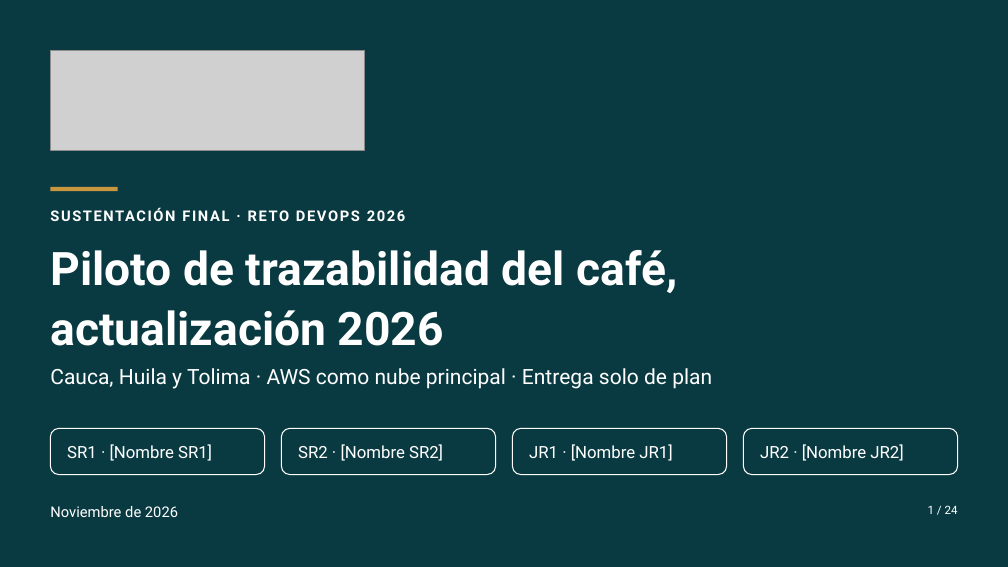
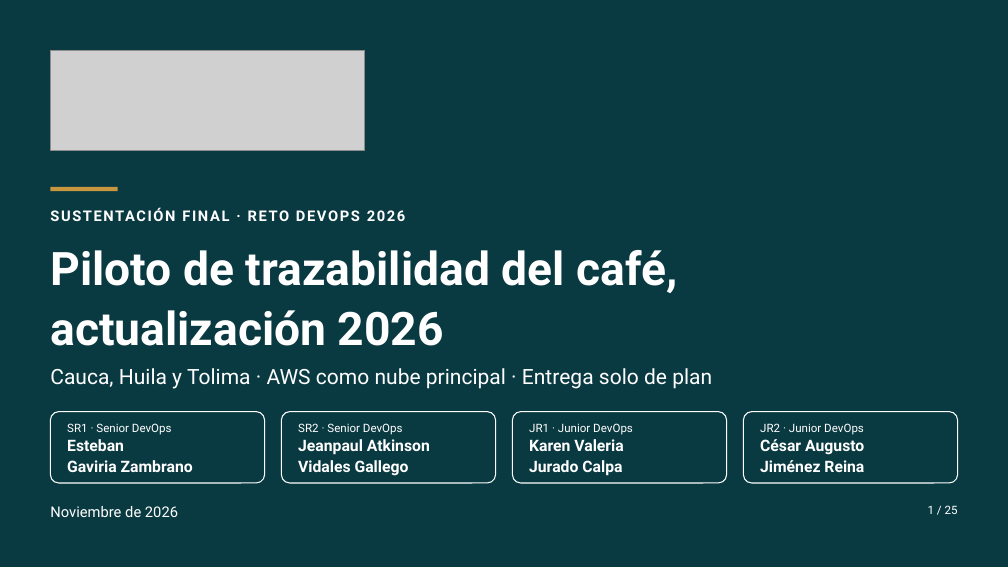
Before and after one commit to aroma-pacifico/aroma-pacifico-presentation, a slide deck: slide 1 of deck/aroma-pacifico-sustentacion.pptx. Drawn at 1008x567 pixels with LibreOffice and Linux fonts; fonts in the diff are those of the drawing; grey boxes stand for pictures. Boxes give left, top, right and bottom in pixels: in the first picture for what was removed or moved away, otherwise in the second. Text is boxed around its words. In the diff, an @@ line names an element or a change of style, - is before the commit and + after.

```diff
--- a/deck/aroma-pacifico-sustentacion.pptx
+++ b/deck/aroma-pacifico-sustentacion.pptx
@@ rounded rectangle: place and size @@
-rounded rectangle at <box>51,429,265,475</box>
+rounded rectangle at <box>51,411,265,482</box>
@@ rounded rectangle: place and size @@
-rounded rectangle at <box>281,429,495,475</box>
+rounded rectangle at <box>281,411,495,482</box>
@@ rounded rectangle: place and size @@
-rounded rectangle at <box>513,429,727,475</box>
+rounded rectangle at <box>513,411,727,482</box>
@@ proportions changed in 4 elements at <box>51,411,265,482</box>, <box>281,411,495,482</box>, <box>513,411,727,482</box>, <box>743,411,957,482</box> @@
@@ rounded rectangle: place and size @@
-rounded rectangle at <box>743,429,957,475</box>
+rounded rectangle at <box>743,411,957,482</box>
@@ text at <box>67,423,193,472</box>: text changed; size 16 to 15 pt; bold on @@
-SR1 · [Nombre SR1]
+SR1 · Senior DevOps
+Esteban
+Gaviria Zambrano
@@ text at <box>298,423,430,476</box>: text changed; size 16 to 15 pt; bold on @@
-SR2 · [Nombre SR2]
+SR2 · Senior DevOps
+Jeanpaul Atkinson
+Vidales Gallego
@@ text at <box>529,423,633,476</box>: text changed; size 16 to 15 pt; bold on @@
-JR1 · [Nombre JR1]
+JR1 · Junior DevOps
+Karen Valeria
+Jurado Calpa
@@ text at <box>760,423,864,472</box>: text changed; size 16 to 15 pt; bold on @@
-JR2 · [Nombre JR2]
+JR2 · Junior DevOps
+César Augusto
+Jiménez Reina
@@ text at <box>928,505,958,514</box>: text changed @@
-1 / 24
+1 / 25
```
Also in this commit, not shown: 23 other slides changed, 1 slide added, 40 other files.
